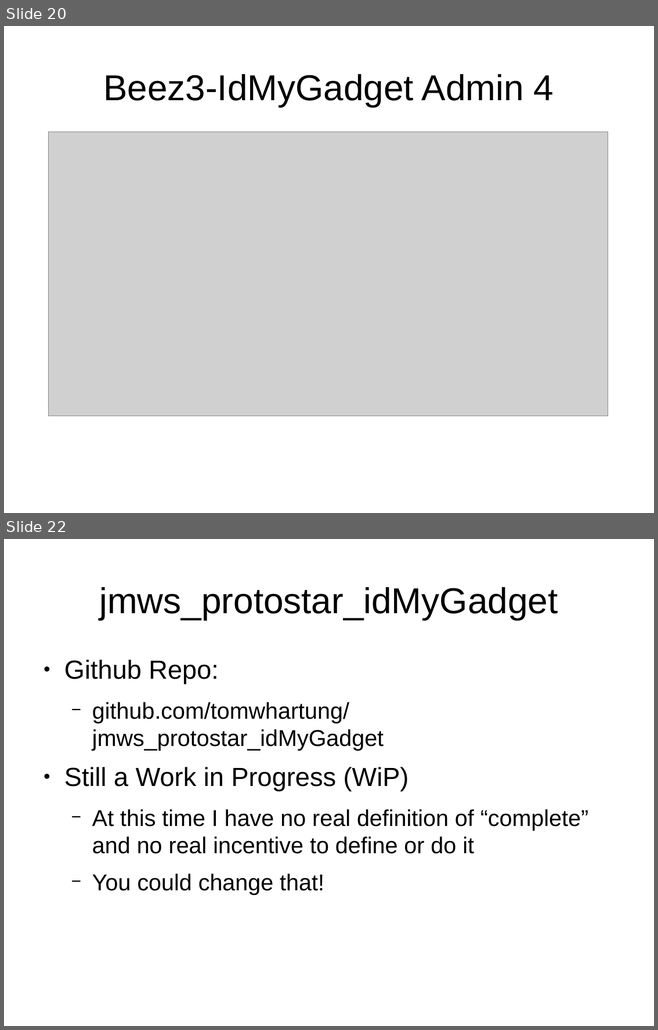
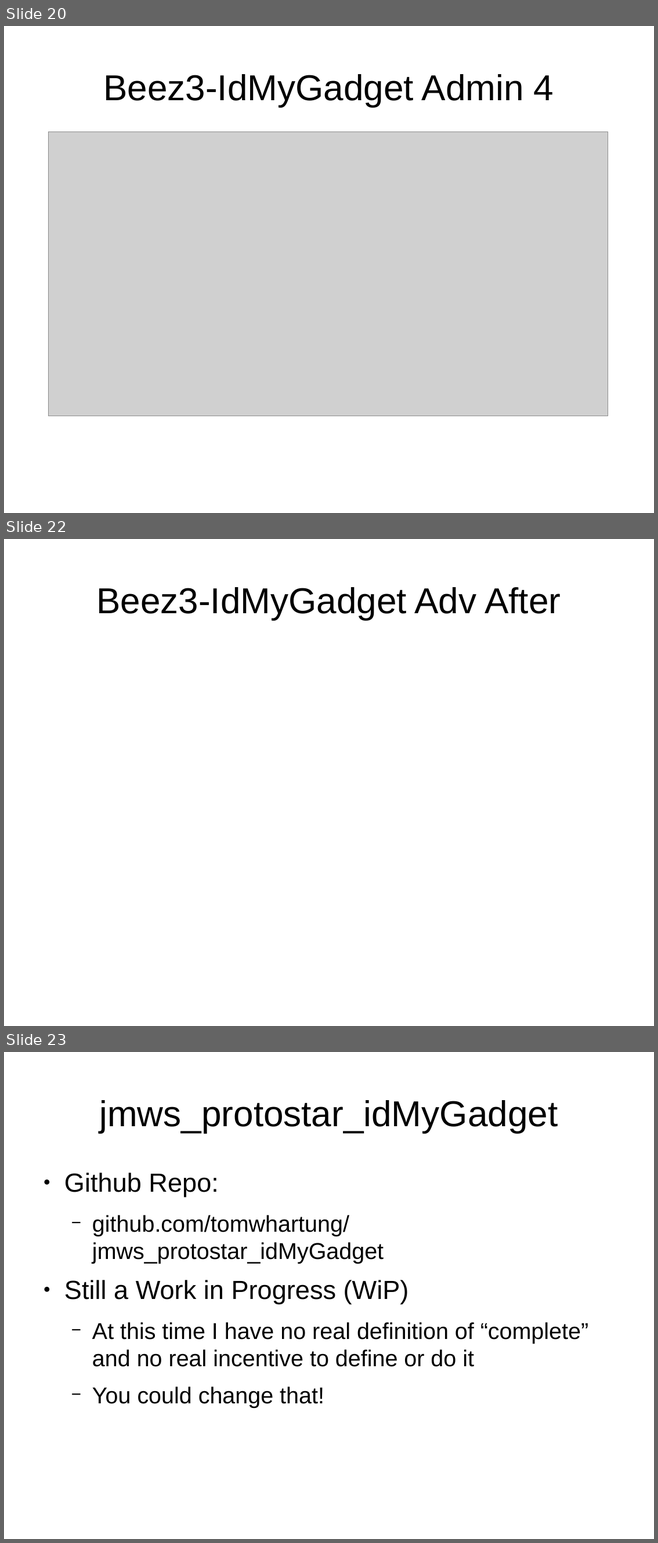
Before and after one commit to tomwhartung/jmws_accoutrements, a slide deck: presentations/2015_09-Joomla/Device_Detection-In_Protostar_and_Beez3.odp. Shown one above the other, each under a label of ours: slides 20 and 22 before the commit, slides 20, 22 and 23 after it; the slides between them are not shown. The pictures are 658x1030 and 658x1543 pixels, drawn with LibreOffice and Linux fonts; fonts in the diff are those of the drawing; grey boxes stand for pictures. Boxes give left, top, right and bottom in pixels: in the first picture for what was removed or moved away, otherwise in the second. Text is boxed around its words. In the diff, an @@ line names an element or a change of style, - is before the commit and + after.

Commit message:
Added before and after shots of the Advanced tab for protostar templates.

```diff
--- a/presentations/2015_09-Joomla/Device_Detection-In_Protostar_and_Beez3.odp
+++ b/presentations/2015_09-Joomla/Device_Detection-In_Protostar_and_Beez3.odp
@@ slide 22 added at (4,539,654,1026), background #FFFFFF @@
@@ title added at (96,587,560,620), 44 pt, text #000000 @@
+Beez3-IdMyGadget Adv After
@@ what was slide 22 is now slide 23 @@
```
Also in this commit, not shown: 2 slides changed, 3 other slides added, 1 slide removed, 3 other files.
